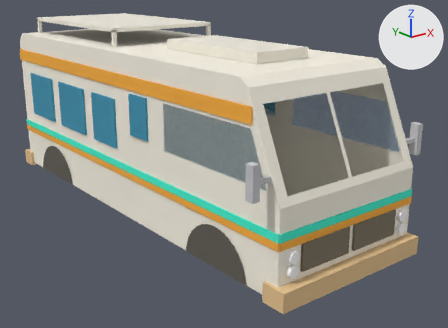
Two versions of the OBJ model assets/rv/rv.obj, one commit apart.
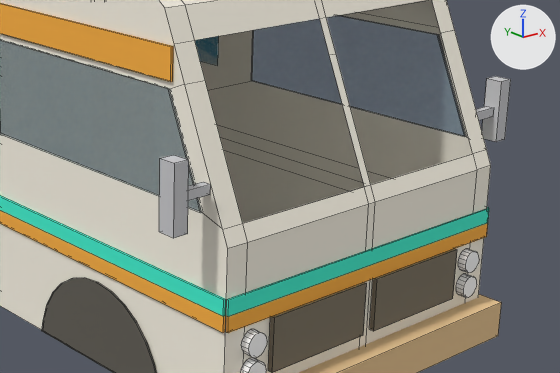
Each version appears first whole from a camera (50 mm lens) standing at (-5.6, -8.07, 4.17) and looking at (0.38, -0.6, 1.18), and next in a close-up on the part from 37% to 100% of the width and 25% to 83% of the height. The lights are fixed; the arrows at upper right show +X, +Y and +Z. The older version's two pictures come first. The close-ups show mesh edges as thin lines. Where no turn or scale is listed for an object, it has been applied to the vertices. Vertices at exactly the same position are counted once.

Before the edit, the objects in view are built like this:
```python
me_rv = bpy.data.meshes.new('rv')
me_rv.from_pydata(...)  # 826 vertices, 558 faces; spans x -1.5..1.5, y -3.7..3.7, z 0.5..3.33
me_rv.materials.append(mat_body)  # white #fcf6e7
me_rv.materials.append(mat_sideglass)  # cyan #c4e5f1
me_rv.materials.append(mat_grille)  # brown #7c7361
me_rv.materials.append(mat_light)  # white #ffffff
me_rv.materials.append(mat_bumper)  # beige #e7c490
me_rv.materials.append(mat_orange)  # orange #ffb33f
me_rv.materials.append(mat_teal)  # cyan #3ff3d3
me_rv.materials.append(mat_glass)  # cyan #3f95b3
me_rv.materials.append(mat_mirror)  # light grey #cbcbce
me_rv.materials.append(mat_arch)  # dark grey #615d55
me_rv.materials.append(mat_door)  # pale yellow #f3ecdd
me_rv.materials.append(mat_rack)  # white #f1ecdf
ob_rv = bpy.data.objects.new('rv', me_rv)
ob_rv.location = (0.0, 0.0, 0.0)
```
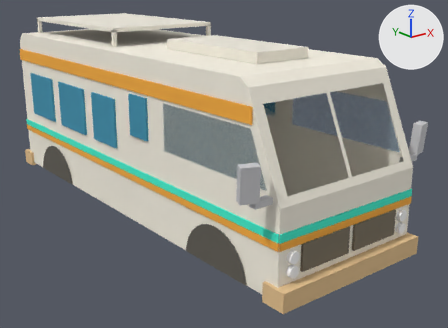
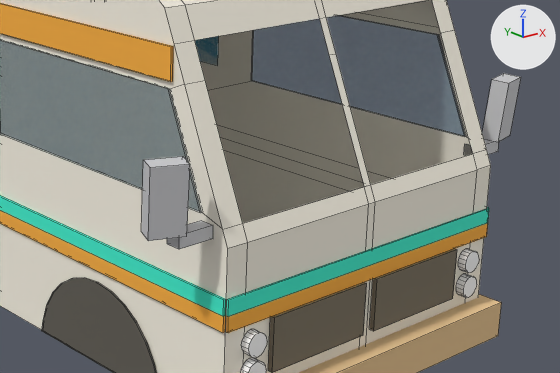
The edits, one by one:
me_rv is used by ob_rv; location (0.0, 0.0, 0.0).
me_rv had 826 vertices, 558 faces and spanned x -1.5..1.5, y -3.7..3.7, z 0.5..3.33.
me_rv now has 826 vertices, 558 faces and spans x -1.64..1.64, y -3.7..3.7, z 0.5..3.33.
me_rv part 1: the loose piece of 8 vertices spanning x -1.4..-1.2, y -3.4..-3.34, z 1.97..2.03 is scaled about its middle by (1.25, 1.67, 1.33), then moved by (-0.03, -0.01, -0.24).
me_rv part 2: the loose piece of 8 vertices spanning x 1.2..1.4, y -3.4..-3.34, z 1.97..2.03 is scaled about its middle by (1.25, 1.67, 1.33), then moved by (0.03, -0.01, -0.24).
Part 3, on me_rv:
Vertex 322 of me_rv moves from (-1.5, -3.32, 1.8) at pixel (159, 231) to (-1.58, -3.27, 1.8) at pixel (141, 231).
Vertex 323 of me_rv moves from (-1.4, -3.32, 1.8) to (-1.38, -3.35, 1.8).
Vertex 324 of me_rv moves from (-1.4, -3.44, 1.8) at pixel (187, 233) to (-1.43, -3.46, 1.8) at pixel (186, 236).
Vertex 325 of me_rv moves from (-1.5, -3.44, 1.8) at pixel (173, 238) to (-1.63, -3.38, 1.8) at pixel (148, 240).
Vertex 326 of me_rv moves from (-1.5, -3.32, 2.22) at pixel (159, 158) to (-1.59, -3.3, 2.22) at pixel (143, 159).
Vertex 327 of me_rv moves from (-1.4, -3.32, 2.22) at pixel (173, 154) to (-1.39, -3.38, 2.22) at pixel (182, 156).
Vertex 328 of me_rv moves from (-1.4, -3.44, 2.22) at pixel (188, 159) to (-1.44, -3.49, 2.22) at pixel (190, 164).
Vertex 329 of me_rv moves from (-1.5, -3.44, 2.22) at pixel (174, 163) to (-1.64, -3.41, 2.22) at pixel (150, 167).
Part 4, on me_rv:
Vertex 518 of me_rv moves from (1.4, -3.32, 1.8) to (1.38, -3.33, 1.81).
Vertex 519 of me_rv moves from (1.5, -3.32, 1.8) to (1.6, -3.28, 1.81).
Vertex 520 of me_rv moves from (1.5, -3.44, 1.8) at pixel (504, 139) to (1.63, -3.39, 1.8) at pixel (510, 135).
Vertex 521 of me_rv moves from (1.4, -3.44, 1.8) at pixel (496, 141) to (1.41, -3.45, 1.8) at pixel (498, 142).
Vertex 522 of me_rv moves from (1.4, -3.32, 2.22) at pixel (486, 78) to (1.39, -3.37, 2.22) at pixel (491, 79).
Vertex 523 of me_rv moves from (1.5, -3.32, 2.22) at pixel (495, 76) to (1.61, -3.31, 2.22) at pixel (503, 73).
Vertex 524 of me_rv moves from (1.5, -3.44, 2.22) at pixel (510, 79) to (1.64, -3.43, 2.21) at pixel (521, 77).
Vertex 525 of me_rv moves from (1.4, -3.44, 2.22) at pixel (501, 81) to (1.42, -3.48, 2.21) at pixel (509, 83).

Changed parts and their boxes [x1, y1, x2, y2] in the close-ups (560 x 373 px; the box of a moved part takes in the faces that stretch with it):
'rv', reshaped: before [0, 0, 511, 373]; after [0, 0, 521, 373]
part 1 of me_rv, moved or reshaped: before [188, 182, 211, 201]; after [167, 221, 213, 249]
part 2 of me_rv, moved or reshaped: before [476, 106, 494, 120]; after [464, 139, 499, 155]
part 3 of me_rv, moved or reshaped: before [159, 155, 189, 238]; after [141, 156, 190, 241]
part 4 of me_rv, moved or reshaped: before [482, 76, 511, 142]; after [482, 73, 521, 142]
